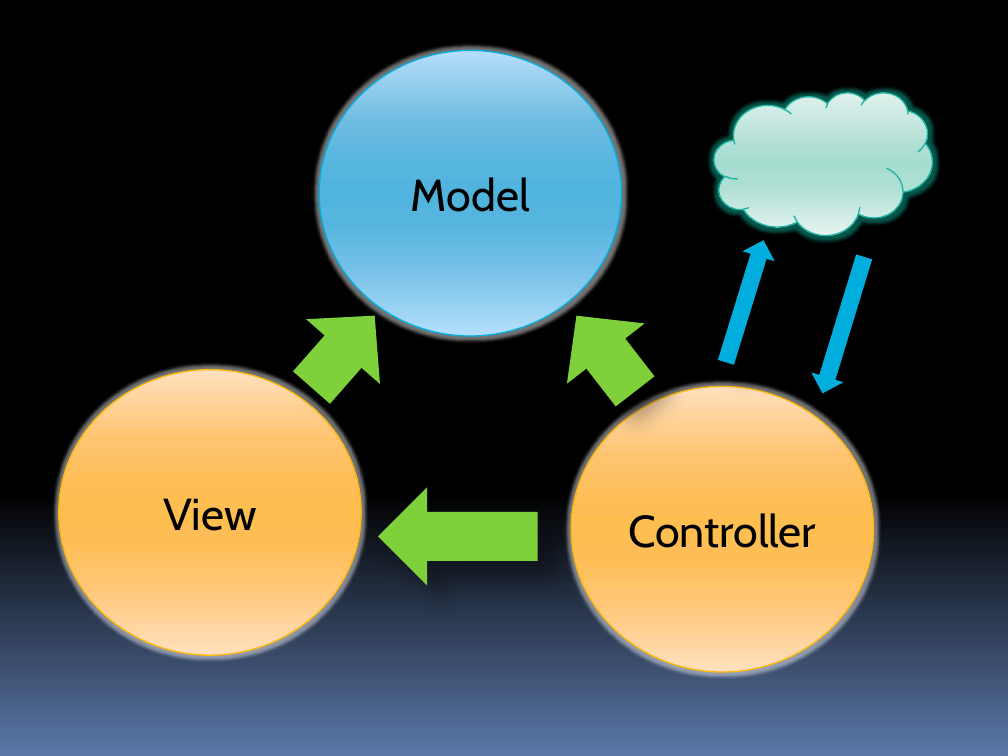
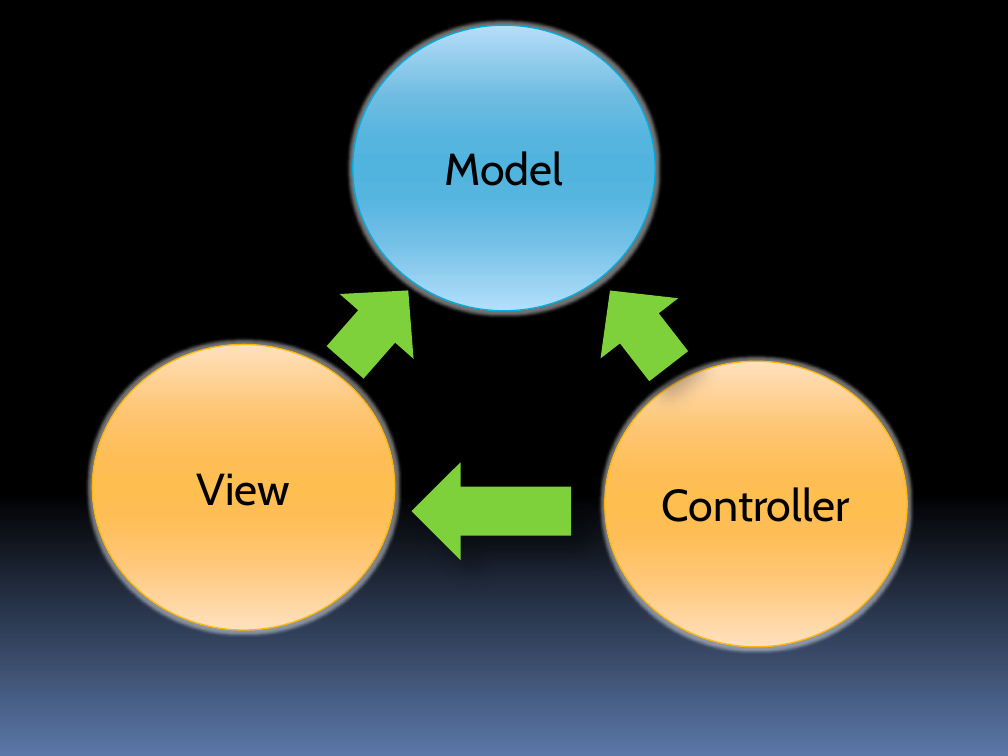
Before and after one commit to stevenharman/codeincubator, a slide deck: slide 5 of Samples/Getting-Started-With-MVC/Getting Started with MVC.pptx (slide 6 before the commit). Drawn at 1008x756 pixels with LibreOffice and Linux fonts; fonts in the diff are those of the drawing; background and template pictures are left out. Boxes give left, top, right and bottom in pixels: in the first picture for what was removed or moved away, otherwise in the second. Text is boxed around its words. In the diff, an @@ line names an element or a change of style, - is before the commit and + after.

```diff
--- a/Samples/Getting-Started-With-MVC/Getting Started with MVC.pptx
+++ b/Samples/Getting-Started-With-MVC/Getting Started with MVC.pptx
@@ cloud removed at (714,93,932,236) @@
@@ down arrow removed at (710,235,779,367) @@
@@ 3 ellipses, 3 down arrows: place and size @@
-3 ellipses, 3 down arrows at (58,50,874,671)
+3 ellipses, 3 down arrows at (93,25,907,646)
@@ down arrow removed at (806,252,880,399) @@
```
Also in this commit, not shown: 2 other slides changed, 17 slides added, 7 slides removed.
